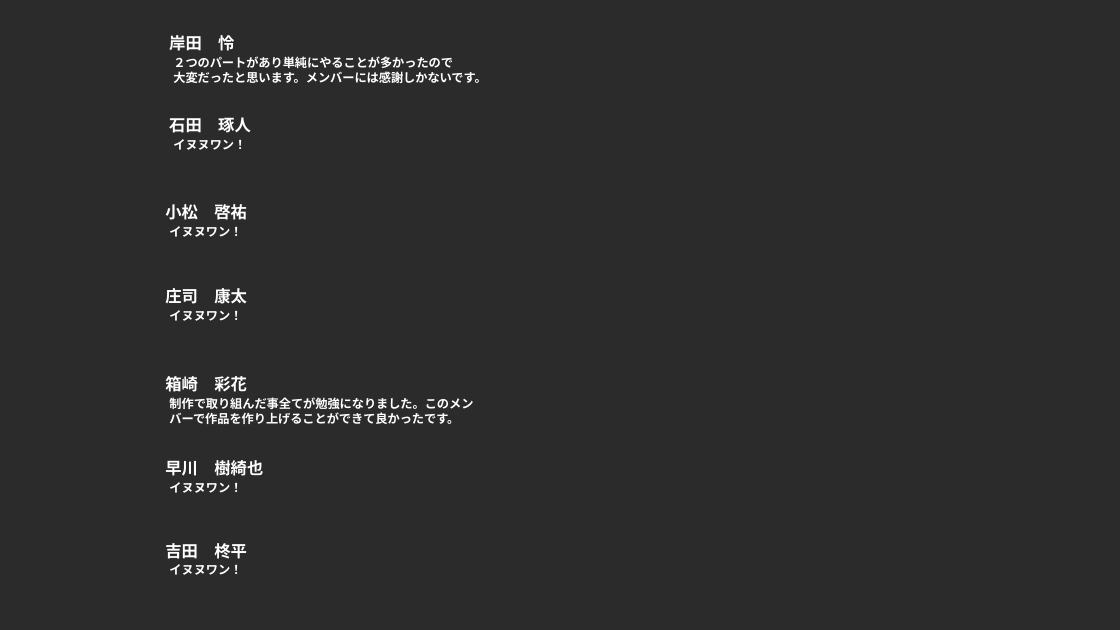
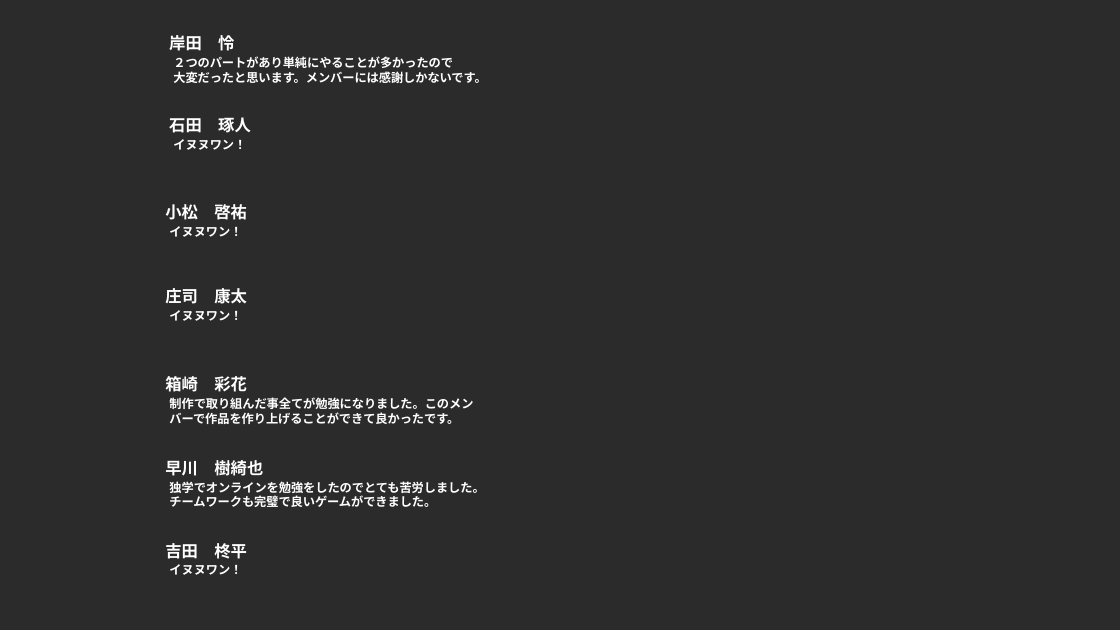
Before and after one commit to ReiKishida/KishidaStudio_Front_Line, a slide deck: slide 1 of パッケージにひとこと.pptx. Drawn at 1120x630 pixels with LibreOffice and Linux fonts; fonts in the diff are those of the drawing; background and template pictures are left out; a plain dark background stands for a picture behind light text. Boxes give left, top, right and bottom in pixels: in the first picture for what was removed or moved away, otherwise in the second. Text is boxed around its words. In the diff, an @@ line names an element or a change of style, - is before the commit and + after.

Commit message:
パッケ更新

```diff
--- a/パッケージにひとこと.pptx
+++ b/パッケージにひとこと.pptx
@@ text at (x1=169, y1=481, x2=484, y2=507): text changed @@
-イヌヌワン！
+独学でオンラインを勉強をしたのでとても苦労しました。
+チームワークも完璧で良いゲームができました。
```
